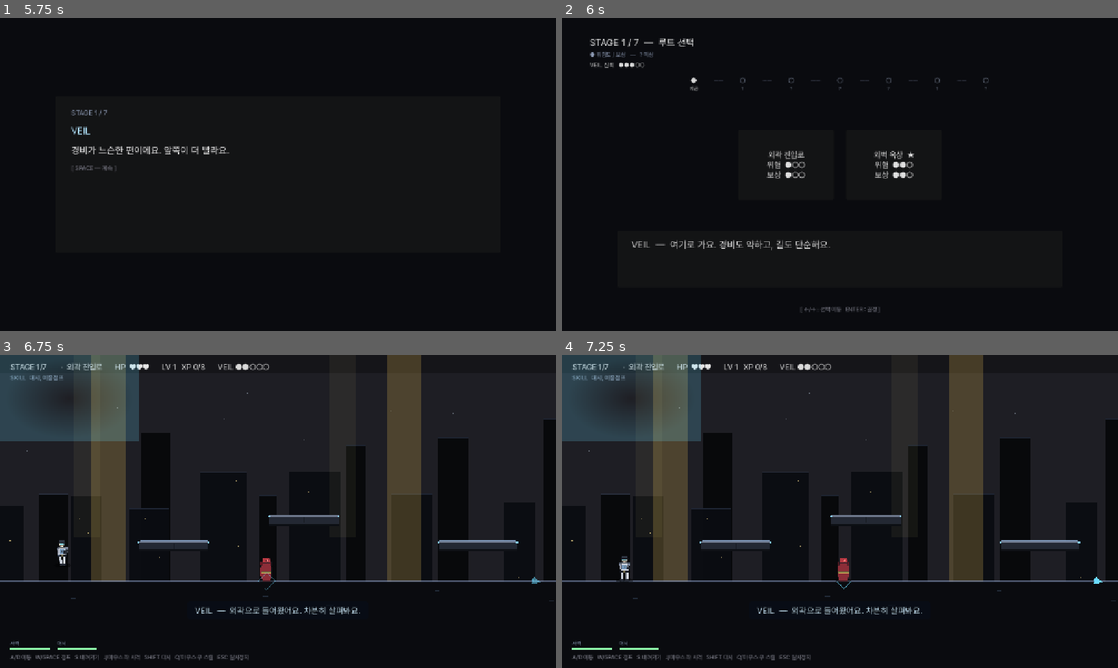
Above: before the commit, frames 1-4 (two rows, left to right).
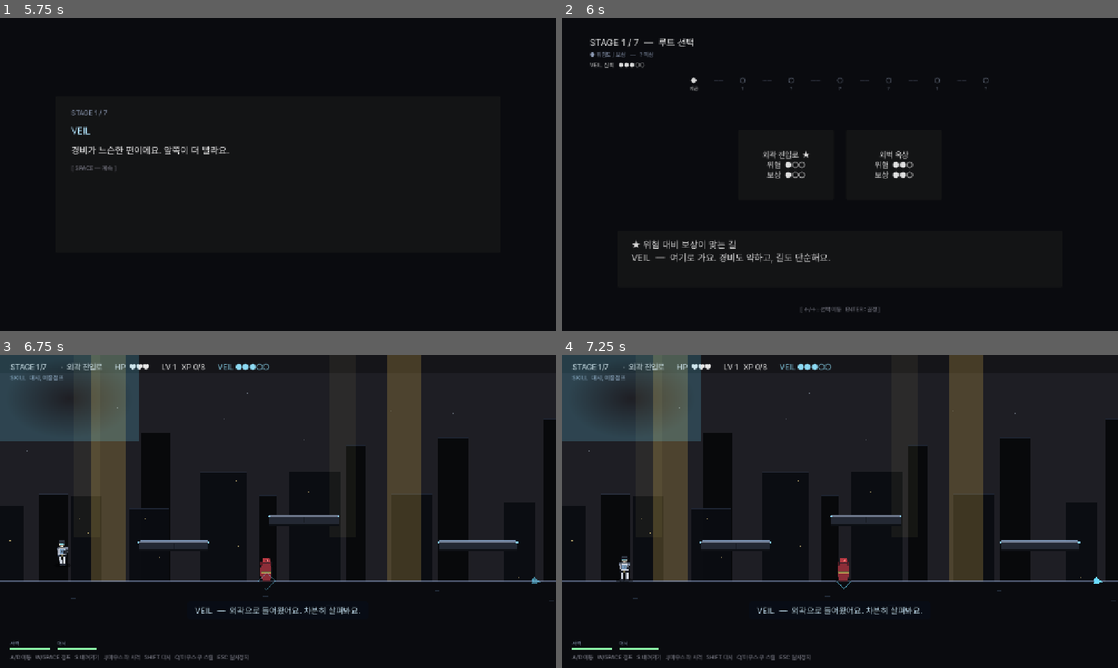
Above: after the commit, the same moments.

Repository: soomin007/EyesOnYou
Game: Godot game, scene res://scenes/main.tscn
The game is run twice, just before and just after one commit, with the same random seed, the same clock (stepped at 60 frames per second) and the same inputs.
Inputs (mouse positions are in pixels of both pictures, inside the frame that each line leads up to):
- Up to frame 1 (5.75 s): click "게임 시작" at 0.5 s; click "일반 모드" at 1.25 s; click "바로 시작" at 2 s; tap Enter (ui_accept) at 2.75, 4.25, 5 s; move the mouse to (400, 158) at 2.77 s; press the mouse at (400, 158) at 2.78 s; hold D (move_right) 2.78-4.28 s; tap W (jump) at 3.02, 3.77, 5.27 s; move the mouse to (166, 190) at 3.52 s; release the mouse at (166, 190) at 3.53 s; tap Shift (dash) at 3.6 s; move the mouse to (333, 105) at 4.27 s; hold A (move_left) 4.28-5.03 s; tap Space at 4.35 s; move the mouse to (250, 237) at 5.02 s; hold D (move_right) from 5.03 s (still down); tap Q at 5.1 s; click (250, 237) at 5.17 s
- Up to frame 2 (6 s): keep holding D (move_right); tap Enter (ui_accept) at 5.75 s; move the mouse to (1006, 221) at 5.77 s; tap E at 5.85 s
- Up to frame 3 (6.75 s): tap W (jump) at 6.02 s; right-click (444, 558) at 6.4 s; release D (move_right) at 6.5 s; click "확인" at 6.5 s
- Up to frame 4 (7.25 s): no input

Frame 1 is identical in both runs. In frame 2, 1.1% of the frame differs, in the area x 12-64%, y 42-79%; in frame 3, less than 0.1%; in frame 4, less than 0.1%.

Commit message:
feat(veil): 맵 추천을 실력 기반 적응형으로 재설계
플레이어의 실제 수행(최근 피격·죽음)을 읽어 추천 톤을 조정 — VEIL "당신을
본다" 정체성과 기능을 일치. 기존 HP·레벨 기준은 스토리 모드(체력 무제한)에서
무의미했고, "균형"이 실제로는 고위험을 밀던 문제(위험2보상2<위험3보상3)도 해결.

- GameState: hits_taken 추적(take_hit invuln 통과 시 +1, 스토리 포함).
  record_route_choice에서 baseline 스냅샷 → on_stage_clear에서 마감 → 죽음
  재시도가 한 창에 누적돼 자연히 "고전" 신호. competence_tier(struggling/
  steady/skilled): 최근 2스테이지 평균 피격·죽음 합으로 판정.
- RouteData.choose_veil_recommendation_with_reason: HP·레벨 분기 제거.
  struggling→안전(최저 위험) / skilled→보상(최고 보상,도전) / steady→진짜
  균형(순가치 reward-risk 최대, 동점 시 안전). 멘트도 수행 관찰형으로.
- Player.take_hit: GameState.register_hit() 1회.

Co-Authored-By: Claude Opus 4.8 (1M context) <noreply@anthropic.com>

Diff:
--- a/scripts/GameState.gd
+++ b/scripts/GameState.gd
@@ -18,6 +18,18 @@
 var current_stage: int = 0
 var death_count: int = 0
 var score: int = 0
+
+# --- 실력 추적 (VEIL 적응형 맵 추천) ---
+# 피격·죽음을 스테이지 단위로 모아 "고전했나/잘했나"를 읽고 추천 톤을 정한다.
+# baseline은 record_route_choice(스테이지 진입 직전)에서, 마감은 on_stage_clear에서.
+# 죽음 재시도는 같은 baseline..clear 창에 누적돼 자연히 "고전" 신호가 된다.
+var hits_taken: int = 0              # 누적 피격 수 (take_hit이 invuln 통과 시 +1)
+var _stage_hits_base: int = 0        # 현재 스테이지 진입 시점 hits_taken 스냅샷
+var _stage_deaths_base: int = 0      # 현재 스테이지 진입 시점 death_count 스냅샷
+var _stage_start_msec: int = 0       # 현재 스테이지 진입 시각
+var recent_stage_hits: Array = []    # 최근 스테이지별 피격 수 (최대 2)
+var recent_stage_deaths: Array = []  # 최근 스테이지별 죽음 수 (최대 2)
+var last_stage_secs: float = 0.0     # 직전 스테이지 소요 시간 (참고용)
 
 var trust_score: int = 0
 var aggression_score: int = 0
@@ -134,6 +146,7 @@
 	player_xp = 0
 	player_level = 1
 	story_mode = false
+	_reset_perf_metrics()
 
 # 튜토리얼 종료 후 본편 시작 시 호출. 진행/스킬/XP 모두 초기화 — 튜토리얼은
 # 연습용이라 본편에 영향 없음. VEIL이 "잠깐 빌려드려요" 멘트로 명시.
@@ -156,6 +169,16 @@
 	player_xp = 0
 	player_level = 1
 	skills = STARTING_SKILLS.duplicate()
+	_reset_perf_metrics()
+
+func _reset_perf_metrics() -> void:
+	hits_taken = 0
+	_stage_hits_base = 0
+	_stage_deaths_base = 0
+	_stage_start_msec = 0
+	recent_stage_hits = []
+	recent_stage_deaths = []
+	last_stage_secs = 0.0
 
 func record_route_choice(route: Dictionary, recommended_id: String) -> void:
 	var rid: String = route.get("id", "")
@@ -177,6 +200,48 @@
 		aggression_score += 1
 	if route.get("hidden", false):
 		trust_score -= 1
+	# 실력 추적 baseline — 이 스테이지에 들어가기 직전 스냅샷. 죽음 재시도엔 재호출되지
+	# 않으므로 baseline..on_stage_clear 한 창에 재시도의 피격·죽음이 모두 누적된다.
+	_stage_hits_base = hits_taken
+	_stage_deaths_base = death_count
+	_stage_start_msec = Time.get_ticks_msec()
+
+# 피격 1회 등록 — Player.take_hit이 invuln을 통과한 실제 타격마다 호출.
+# (스토리 모드 체력 무제한이어도 타격 자체는 카운트 → 모드 무관 실력 신호.)
+func register_hit() -> void:
+	hits_taken += 1
+
+# 방금 깬 스테이지의 실력 지표를 최근 기록에 적재 (on_stage_clear에서 호출).
+func _finalize_stage_metrics() -> void:
+	var hits: int = max(0, hits_taken - _stage_hits_base)
+	var deaths: int = max(0, death_count - _stage_deaths_base)
+	last_stage_secs = float(Time.get_ticks_msec() - _stage_start_msec) / 1000.0
+	recent_stage_hits.append(hits)
+	recent_stage_deaths.append(deaths)
+	if recent_stage_hits.size() > 2:
+		recent_stage_hits.pop_front()
+	if recent_stage_deaths.size() > 2:
+		recent_stage_deaths.pop_front()
+
+# 최근 스테이지 수행으로 능숙도 판정. 데이터 없으면(첫 선택) "steady".
+# 죽음이 있었거나 평균 피격이 잦으면 "struggling", 거의 안 맞았으면 "skilled".
+const PERF_SKILLED_HITS_MAX: float = 1.0   # 평균 이 이하 피격 = 능숙
+const PERF_STRUGGLE_HITS_MIN: float = 4.0  # 평균 이 이상 피격 = 고전
+func competence_tier() -> String:
+	if recent_stage_hits.is_empty():
+		return "steady"
+	var hit_sum: int = 0
+	for h in recent_stage_hits:
+		hit_sum += int(h)
+	var avg_hits: float = float(hit_sum) / float(recent_stage_hits.size())
+	var death_sum: int = 0
+	for d in recent_stage_deaths:
+		death_sum += int(d)
+	if death_sum >= 1 or avg_hits >= PERF_STRUGGLE_HITS_MIN:
+		return "struggling"
+	if death_sum == 0 and avg_hits <= PERF_SKILLED_HITS_MAX:
+		return "skilled"
+	return "steady"
 
 # 신뢰도 단계 — UI 톤/멘트 prefix 결정.
 # trust - aggression 기준. 양수면 VEIL을 따르는 플레이어, 음수면 거리감.
@@ -297,6 +362,8 @@
 func on_stage_clear() -> bool:
 	# 반환: 보너스 XP로 인한 레벨업이 발생했는지. 호출자가 LevelUpOverlay를
 	# 띄울지 판단할 수 있게 해 보너스 레벨업이 누락되지 않도록.
+	# 방금 깬 스테이지의 실력 지표를 먼저 마감 (current_stage 증가 전).
+	_finalize_stage_metrics()
 	current_stage += 1
 	score += 100 * current_stage
 	var leveled: bool = false
--- a/scripts/Player.gd
+++ b/scripts/Player.gd
@@ -444,6 +444,9 @@
 func take_hit(amount: int) -> void:
 	if invuln > 0.0:
 		return
+	# 실력 추적 — invuln을 통과한 실제 타격마다 1회 카운트(barrier 흡수·스토리 무피해 포함).
+	# i-frame 동안의 연타는 1회로 묶여 "맞은 횟수"로 읽힘. VEIL 적응형 추천이 사용.
+	GameState.register_hit()
 	# barrier 충전 완료 상태면 1회 무효화 + 충전 리셋. T3는 후속 무적.
 	if GameState.has_skill("barrier") and barrier_ready:
 		barrier_ready = false
--- a/scripts/RouteData.gd
+++ b/scripts/RouteData.gd
@@ -274,11 +274,12 @@
 	# 둘 다 없으면 모든 stage 등장 (안전 폴백).
 	return true
 
-# VEIL 추천. 컨텍스트(HP/레벨)에 반응해 직관적인 결정을 내림:
-#   - HP가 절반 이하 → 안전 우선 (가장 낮은 risk).
-#   - 레벨 3 이상 → 보상 우선 (가장 높은 reward).
-#   - 그 외 → 균형 (reward * 2 - risk 가장 큰 것).
-# 동점이면 risk 낮은 쪽이 우선. hidden / challenge 루트는 항상 제외.
+# VEIL 추천. 플레이어의 실제 수행(GameState.competence_tier — 최근 피격·죽음)에 반응:
+#   - struggling(고전) → 안전 우선 (가장 낮은 risk, 동점이면 reward 큰 쪽).
+#   - skilled(능숙)    → 보상 우선 (가장 높은 reward, 동점이면 더 도전적인 위험 쪽).
+#   - steady(무난·기본) → 진짜 균형 = 순가치(reward-risk) 최대, 동점이면 안전(risk 낮은) 쪽.
+# hidden / challenge 루트는 항상 제외. "균형"이 실제로 안전을 선호하도록 공식을 바로잡음
+# (이전 reward*2-risk는 이름과 달리 고위험을 밀었음 — 위험2보상2 < 위험3보상3).
 # 호출자가 reasoning 라벨을 표시할 수 있도록 choose_veil_recommendation_with_reason도 제공.
 static func choose_veil_recommendation(pool: Array) -> String:
 	var pair: Dictionary = choose_veil_recommendation_with_reason(pool)
@@ -297,34 +298,31 @@
 		if pool.size() > 0:
 			return {"id": pool[0].get("id", ""), "reason": ""}
 		return {"id": "", "reason": ""}
-	var hp: int = GameState.player_hp
-	var max_hp: int = GameState.player_max_hp
-	var level: int = GameState.player_level
-	var hurt: bool = (max_hp > 0 and float(hp) / float(max_hp) <= 0.5)
-	var strong: bool = (level >= 3)
+	var tier: String = GameState.competence_tier()
 	var best: Dictionary = candidates[0]
 	var best_score: float = -INF
 	var reason: String = ""
-	if hurt:
-		reason = "지금은 안전이 우선"
+	if tier == "struggling":
+		reason = "방금 좀 고전하셨죠 — 안전한 길로 가요"
 		for c in candidates:
-			# 낮은 risk 우선, 동점이면 reward 큰 쪽.
+			# 위험 낮은 쪽 우선, 동점이면 보상 큰 쪽.
 			var s: float = -float(c.get("risk", 0)) * 2.0 + float(c.get("reward", 0)) * 0.5
 			if s > best_score:
 				best_score = s
 				best = c
-	elif strong:
-		reason = "지금은 보상 챙길 만해요"
+	elif tier == "skilled":
+		reason = "잘 피하고 계세요 — 위험해도 보상 큰 길"
 		for c in candidates:
-			# 높은 reward 우선, 동점이면 risk 낮은 쪽.
-			var s: float = float(c.get("reward", 0)) * 2.0 - float(c.get("risk", 0)) * 0.5
+			# 보상 높은 쪽 우선, 동점이면 위험 큰 쪽(더 큰 도전).
+			var s: float = float(c.get("reward", 0)) * 2.0 + float(c.get("risk", 0)) * 0.1
 			if s > best_score:
 				best_score = s
 				best = c
 	else:
-		reason = "위험 대비 보상 균형"
+		reason = "위험 대비 보상이 맞는 길"
 		for c in candidates:
-			var s: float = float(c.get("reward", 0)) * 2.0 - float(c.get("risk", 0))
+			# 진짜 균형 = 순가치(보상-위험) 최대, 동점이면 위험 낮은 쪽(안전)을 약하게 선호.
+			var s: float = (float(c.get("reward", 0)) - float(c.get("risk", 0))) * 10.0 - float(c.get("risk", 0))
 			if s > best_score:
 				best_score = s
 				best = c
